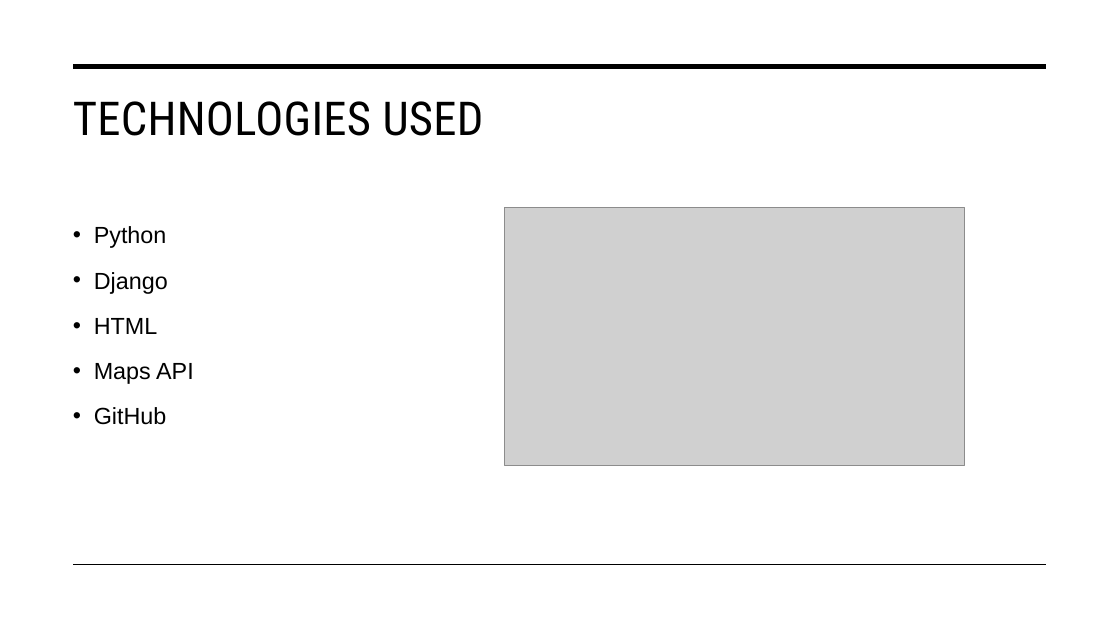
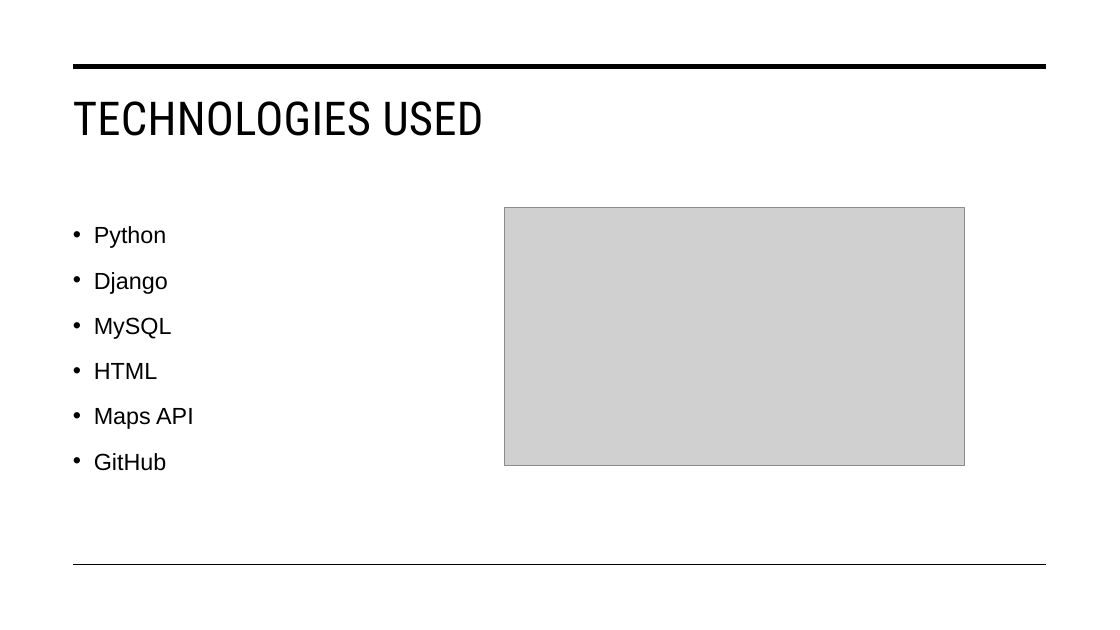
Before and after one commit to jacobmassih/codetogive2022, a slide deck: slide 9 of DigitalMoment.pptx (slide 8 before the commit). Drawn at 1120x630 pixels with LibreOffice and Linux fonts; fonts in the diff are those of the drawing; grey boxes stand for pictures. Boxes give left, top, right and bottom in pixels: in the first picture for what was removed or moved away, otherwise in the second. Text is boxed around its words. In the diff, an @@ line names an element or a change of style, - is before the commit and + after.

Commit message:
Update ppt

```diff
--- a/DigitalMoment.pptx
+++ b/DigitalMoment.pptx
@@ text at bbox=[94, 317, 172, 339]: paragraph added @@
+• MySQL
```
Also in this commit, not shown: 1 slide added.
